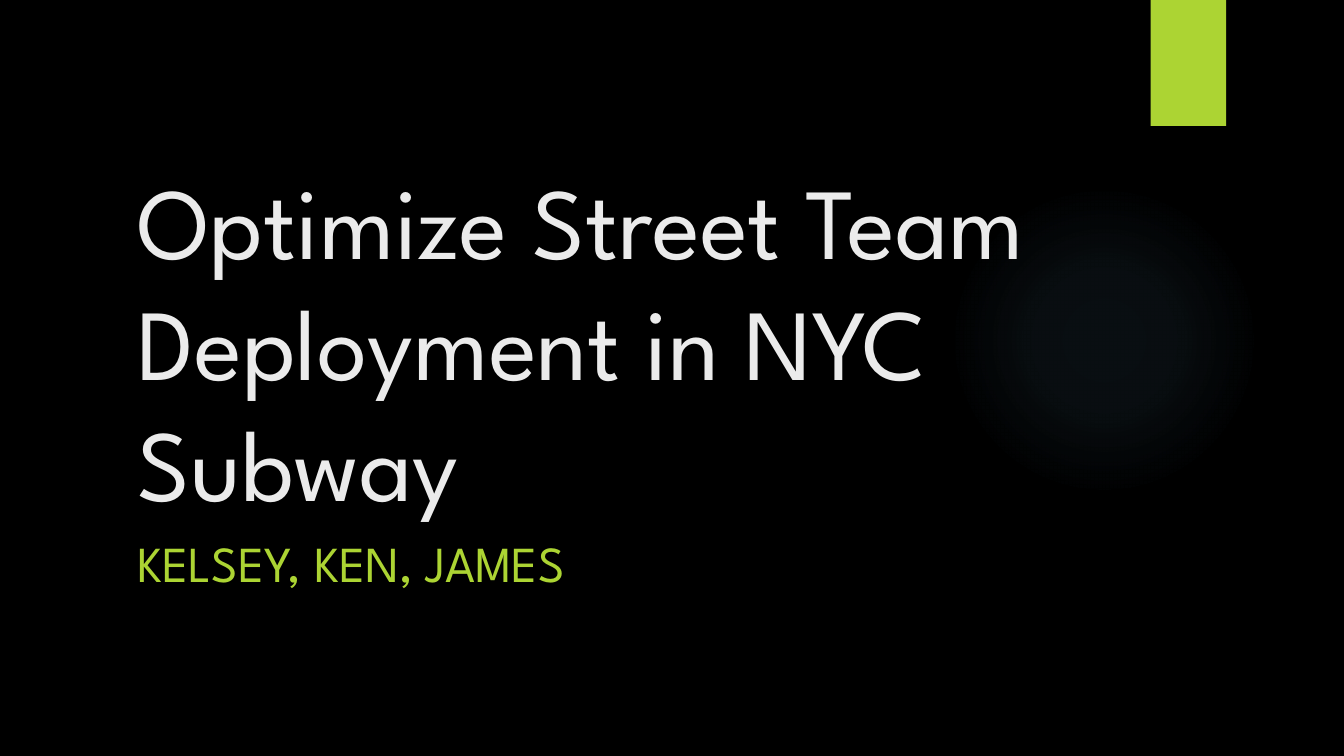
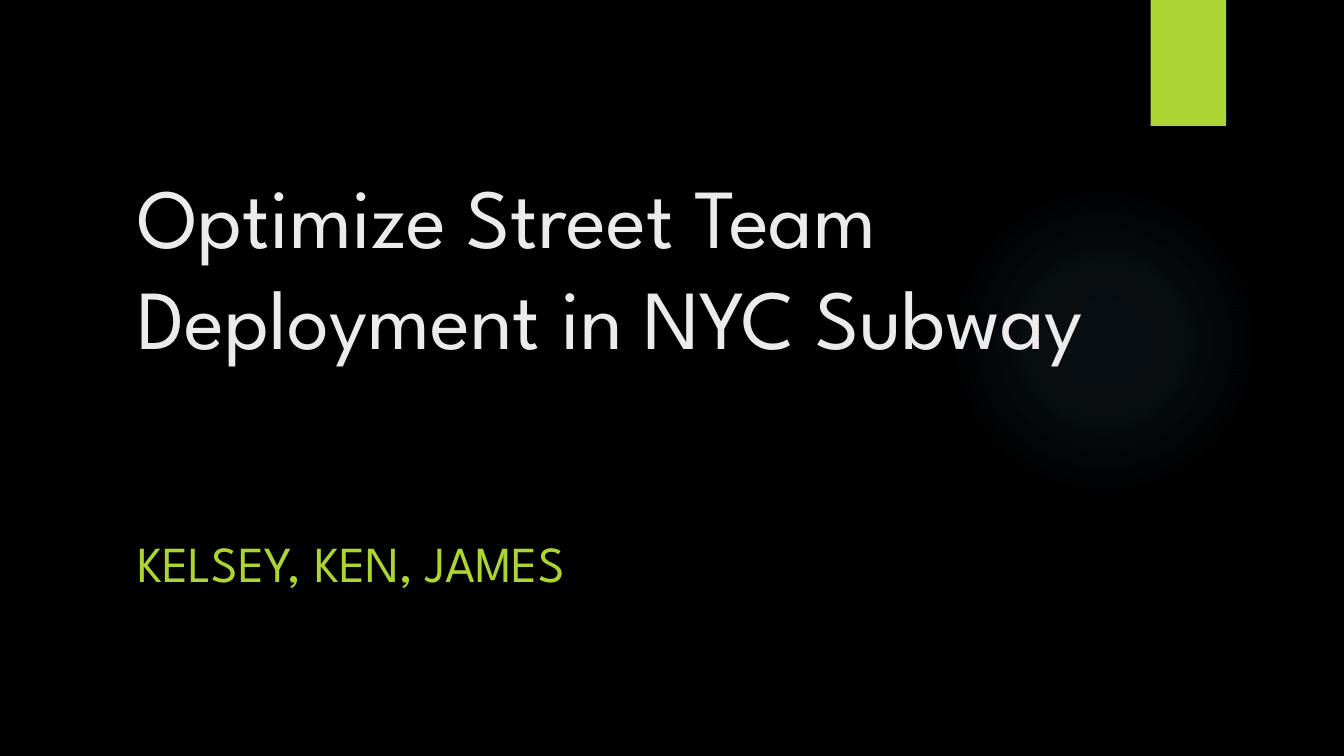
Before and after one commit to JNYH/projectbenson, a slide deck: slide 1 of OptimizeStreetTeamDeployment.pptx. Drawn at 1344x756 pixels with LibreOffice and Linux fonts; fonts in the diff are those of the drawing; background and template pictures are left out. Boxes give left, top, right and bottom in pixels: in the first picture for what was removed or moved away, otherwise in the second. Text is boxed around its words. In the diff, an @@ line names an element or a change of style, - is before the commit and + after.

```diff
--- a/OptimizeStreetTeamDeployment.pptx
+++ b/OptimizeStreetTeamDeployment.pptx
@@ title "Optimize Street Team Deployment in ..." at (x1=137, y1=191, x2=1083, y2=367): size 72 to 60 pt; vertical alignment bottom to top @@
```
Also in this commit, not shown: 8 other slides changed.
